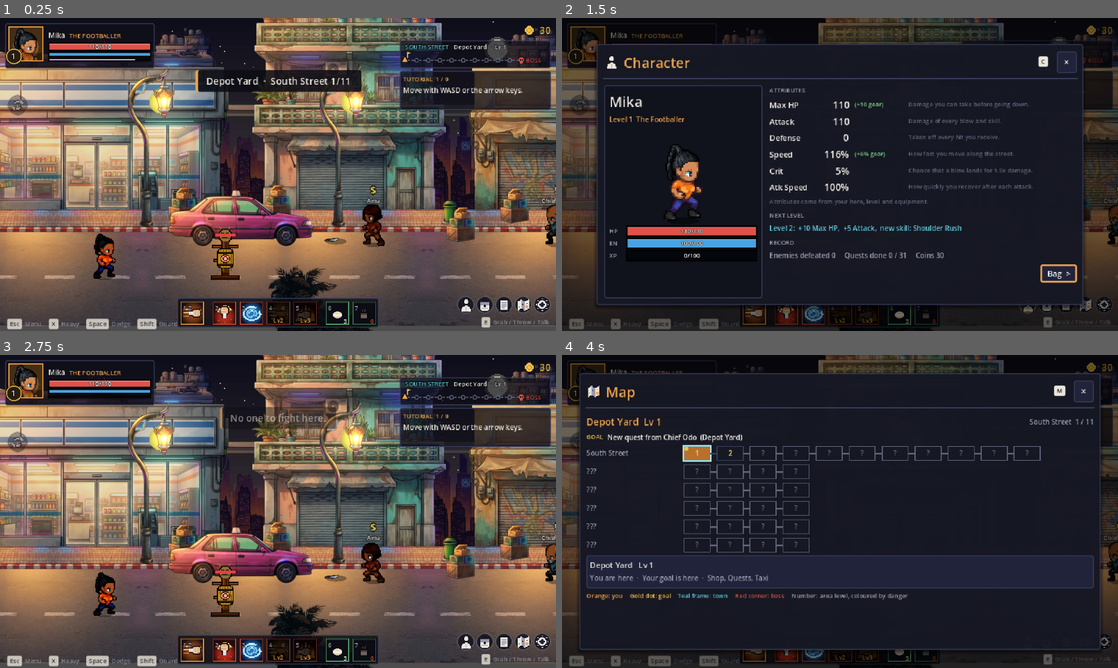
Above: before the commit, frames 1-4 (two rows, left to right).
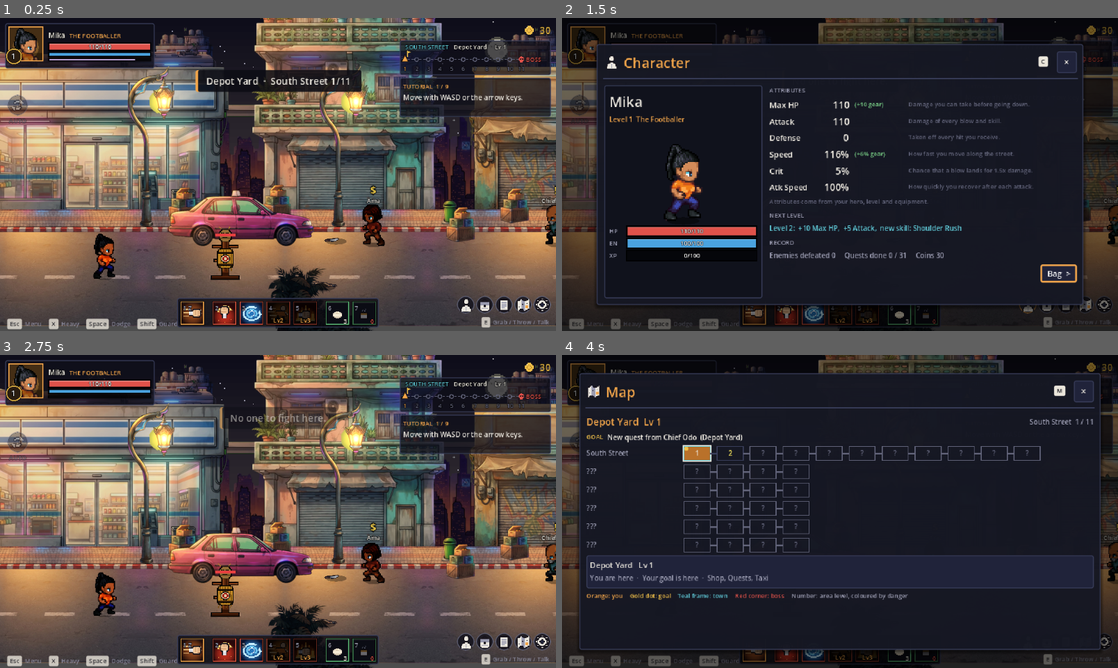
Above: after the commit, the same moments.

Repository: test888th-cpu/webgame
Game: Godot game, scene res://scenes/game/Game.tscn
Same seed, same stepped clock (60 frames per second), same inputs: the game is played once before the commit and once after it. This scene is started directly instead of the project's main scene.
Inputs (mouse positions are in pixels of both pictures, inside the frame that each line leads up to):
- Up to frame 1 (0.25 s): no input
- Up to frame 2 (1.5 s): click (578, 105) at 0.5 s; click (1029, 305) at 1.25 s
- Up to frame 3 (2.75 s): click "×" at 2 s
- Up to frame 4 (4 s): drag from (1034, 392) to (895, 442) at 2.77 s; click (695, 452) at 3.5 s

The runs differ from the first frame. In frame 1, 2.0% of the frame differs, in the area x 71-100%, y 10-32%; in frame 2, 0.2%; in frame 3, 2.0%; in frame 4, less than 0.1%.

Commit message:
Number the route card's areas
Each node now has its number in the district under it (the hero's in
orange), so how far along the district is read at a glance; area names
stay, as quests and the story refer to places by name.

Co-Authored-By: Claude Opus 5.5 <noreply@anthropic.com>
Claude-Session: https://claude.ai/code/session_01GKJCGaK3enqnqk6tfU4ueB

Diff:
--- a/client/scenes/ui/MiniMap.gd
+++ b/client/scenes/ui/MiniMap.gd
@@ -1,8 +1,11 @@
 class_name MiniMap
 extends Control
-## The HUD's route card, top right, two lines:
-##   SOUTH STREET   Depot Yard · Lv 1          the district, the area, its level
-##   ⌂ ─ ○ ─ ▲ ─ ○ ─ ○ ─ ○ ─ ○ ─ ○ ─ ☠ BOSS     one node per area, west to east
+## The HUD's route card, top right:
+##   SOUTH STREET   Saltmarket Street · Lv 2   the district, the area, its level
+##   ⌂ ─ ▲ ─ ○ ─ ○ ─ ○ ─ ○ ─ ○ ─ ○ ─ ☠ BOSS     one node per area, west to east
+##   1   2   3   4   5   6   7   8   9         each area's number in the district
+## The numbers say how far along the district the hero is; the names stay,
+## because quests and the story send the hero to places by name.
 ## The hero's area is an orange ▲; areas reached are filled rings, the rest
 ## empty; a town is a teal house; the district's last area, where its boss
 ## waits, is a red skull marked BOSS (grey with a tick once beaten); the
@@ -12,10 +15,11 @@
 
 signal pressed
 
-const SIZE := Vector2(172, 32)
+const SIZE := Vector2(172, 40)
 const PAD := 6.0
 const HEADER_Y := 10.0
-const ROUTE_Y := 23.0
+const ROUTE_Y := 22.0
+const NUMBER_Y := 35.0
 ## Room right of the last node for its BOSS label.
 const BOSS_LABEL := 28.0
 
@@ -141,8 +145,19 @@
 			draw_line(a, b, UiTheme.TEXT_DIM, 1.5)
 		else:
 			draw_dashed_line(a, b, UiTheme.TEXT_FAINT, 1.0, 2.0)
+	var font := get_theme_default_font()
 	for i in areas.size():
 		_draw_node(i, areas[i])
+		var color := UiTheme.TEXT_FAINT
+		if i == here:
+			color = UiTheme.ACCENT
+		elif i <= reached:
+			color = UiTheme.TEXT_DIM
+		var digits := str(i + 1)
+		var wide := (
+			font.get_string_size(digits, HORIZONTAL_ALIGNMENT_LEFT, -1, UiTheme.SIZE_CAPTION).x
+		)
+		_text(font, Vector2(node_at(i).x - wide / 2.0, NUMBER_Y), digits, color)
 	if _goal and _goal not in areas and not areas.is_empty():
 		var street := StreetMemory.street(content)
 		var east := street.find(_goal) > street.find(str(areas[0]))
Not shown, changed: CHANGELOG.md
Not shown, changed: docs/UI.md
